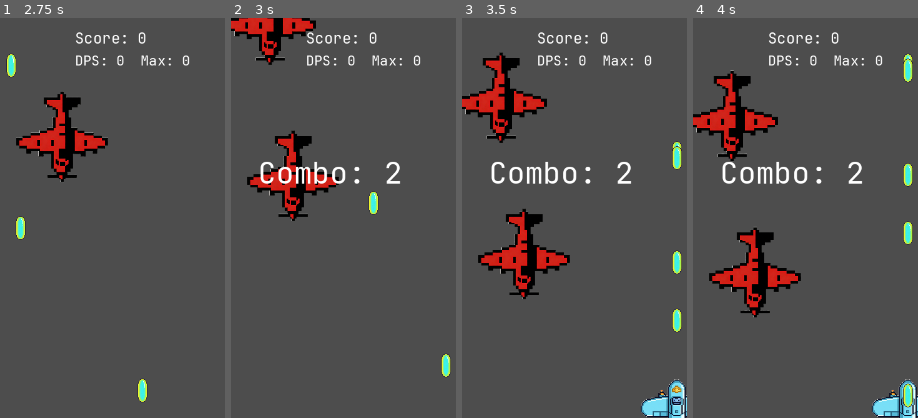
Above: before the commit, frames 1-4 (left to right).
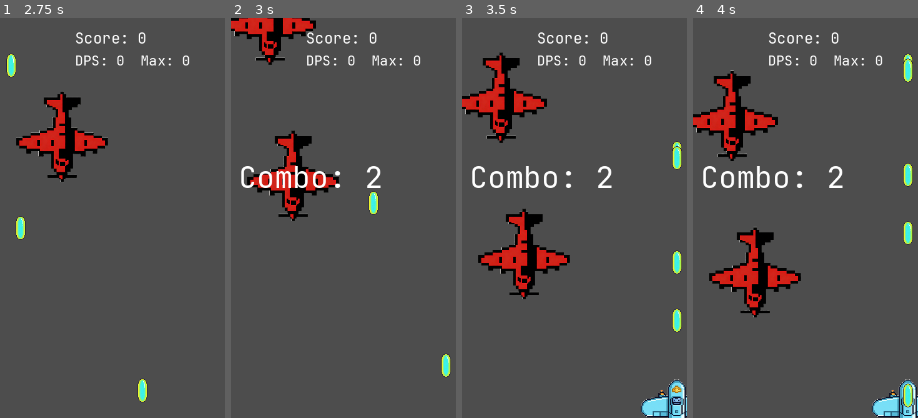
Above: after the commit, the same moments.

Repository: qingzhixing/plane-war
Game: Godot game, scene res://scenes/Main.tscn
Same seed, same stepped clock (60 frames per second), same inputs: the game is played once before the commit and once after it. Sound files missing from this copy of the repository are replaced by a short silence.
Inputs (mouse positions are % of the whole screen's width and height, from its top left):
- Up to frame 1 (2.75 s): click "暂停" at 0.5 s; click "继续" at 1.25 s; tap Enter at 2 s; move the mouse to (72, 45) at 2.02 s; hold D from 2.03 s (still down); tap P at 2.1 s; click (72, 45) at 2.17 s
- Up to frame 2 (3 s): release D at 2.75 s; drag from (30, 55) to (64, 15) at 2.77 s
- Up to frame 3 (3.5 s): no input
- Up to frame 4 (4 s): move the mouse to (60, 28) at 3.52 s; hold D from 3.53 s (still down); tap P at 3.6 s
The pictures show only the part of the screen within x 50-100%, y 0-50%; the shares and areas given below are measured in that part.

Frame 1 is identical in both runs. In frame 2, 1.7% of the frame differs, in the area x 4-76%, y 36-43%; in frame 3, 1.7%; in frame 4, 1.7%.

Commit message:
🐛 FIX: 提升敌机耐久度并微调HUD布局
Made-with: Cursor

Diff:
--- a/scenes/Main.tscn
+++ b/scenes/Main.tscn
@@ -33,7 +33,6 @@
 player_path = NodePath("../Player")
 
 [node name="Root" type="Control" parent="HUD" unique_id=1325487772]
-theme = ExtResource("11_ui_theme")
 layout_mode = 3
 anchors_preset = 15
 anchor_right = 1.0
@@ -41,6 +40,7 @@
 grow_horizontal = 2
 grow_vertical = 2
 mouse_filter = 2
+theme = ExtResource("11_ui_theme")
 
 [node name="ExpBar" type="ProgressBar" parent="HUD/Root" unique_id=1904624421]
 unique_name_in_owner = true
@@ -114,10 +114,10 @@
 [node name="ComboLabel" type="Label" parent="HUD/Root" unique_id=1529816770]
 unique_name_in_owner = true
 layout_mode = 0
-offset_left = 403.0
-offset_top = 216.0
-offset_right = 718.0
-offset_bottom = 294.0
+offset_left = 372.0
+offset_top = 223.0
+offset_right = 687.0
+offset_bottom = 296.0
 theme_override_font_sizes/font_size = 48
 text = "Combo: XXX"
 
--- a/scripts/enemy_basic.gd
+++ b/scripts/enemy_basic.gd
@@ -1,7 +1,7 @@
 extends Area2D
 
 @export var speed: float = 250.0
-@export var max_hp: int = 2
+@export var max_hp: int = 4
 @export var exp_value: int = 5
 @export var score_value: int = 10
 
--- a/scripts/enemy_elite.gd
+++ b/scripts/enemy_elite.gd
@@ -1,7 +1,7 @@
 extends Area2D
 
 @export var move_speed: float = 90.0
-@export var max_hp: int = 9
+@export var max_hp: int = 14
 @export var exp_value: int = 18
 @export var score_value: int = 50
 @export var fire_interval: float = 2.0
--- a/scripts/enemy_turret.gd
+++ b/scripts/enemy_turret.gd
@@ -4,7 +4,7 @@
 @export var stop_y: float = 320.0
 @export var horizontal_amplitude: float = 80.0
 @export var horizontal_speed: float = 1.2
-@export var max_hp: int = 4
+@export var max_hp: int = 7
 @export var exp_value: int = 8
 @export var fire_interval: float = 1.5
 @export var pre_fire_delay: float = 0.7
Not shown: 1 places in scenes/Main.tscn that only renumber resources
